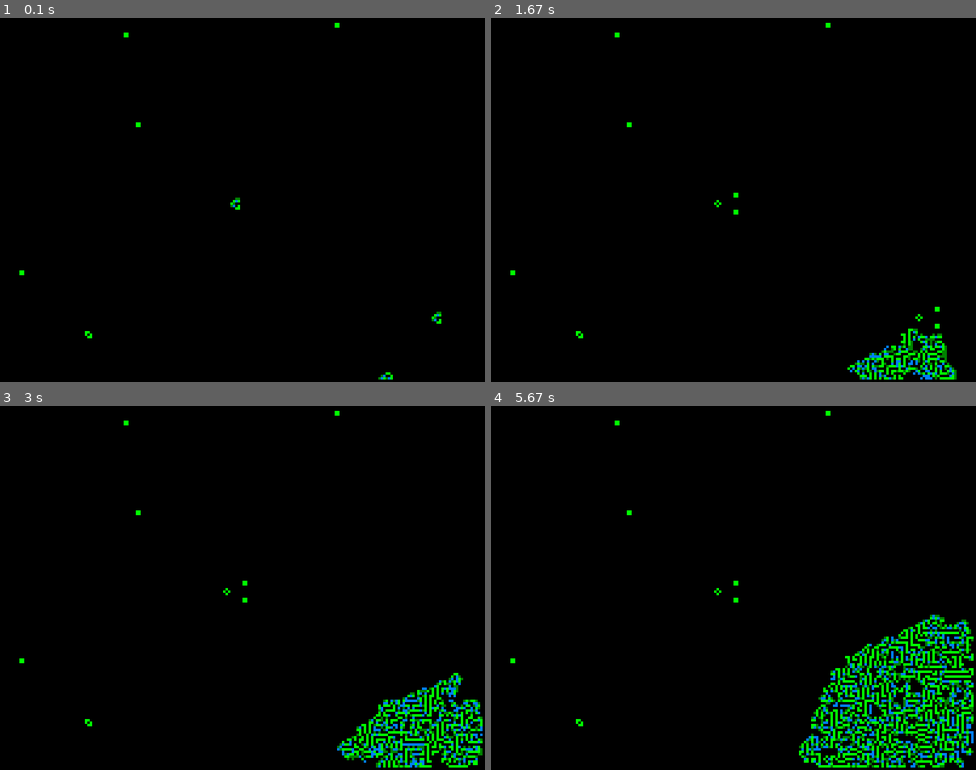
Above: before the commit, frames 1-4 (two rows, left to right).
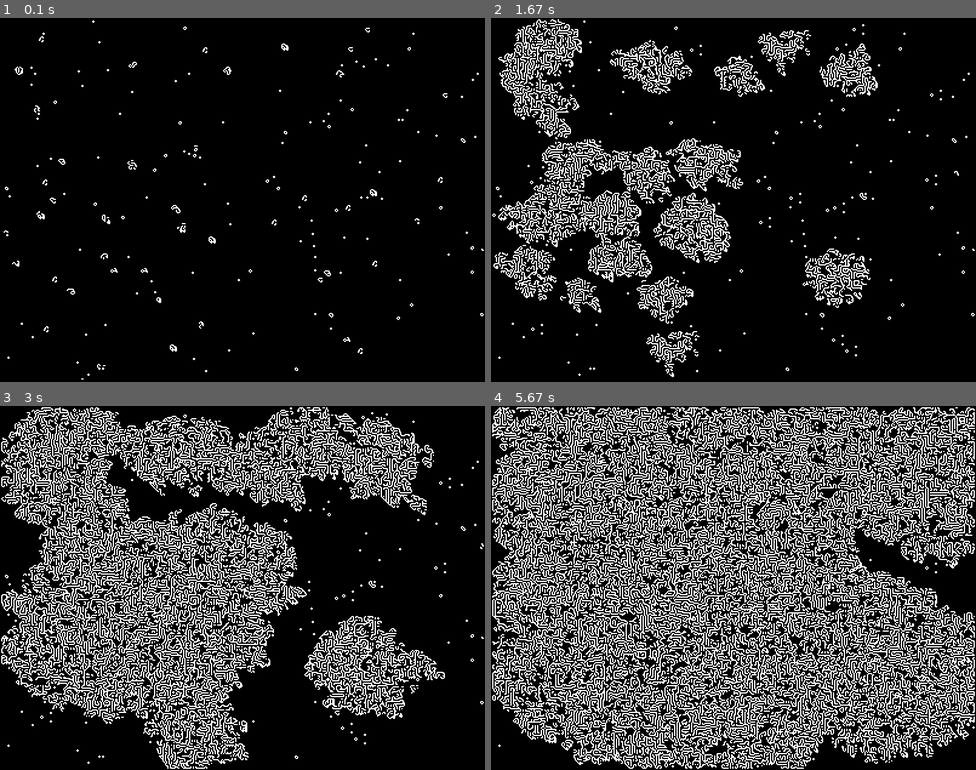
Above: after the commit, the same moments.

Repository: gunny26/pygame
Game: pygame game, started from effects/GameOfLife.py
Two runs of this game, one before a commit and one after it. Both use one fixed random seed, a clock stepped at 60 frames per second and the inputs below.
Inputs:
- Up to frame 1 (0.1 s): no input
- Up to frame 2 (1.67 s): no input
- Up to frame 3 (3 s): no input
- Up to frame 4 (5.67 s): tap Enter every 0.33 s from 3.33 to 5.33 s

The runs differ from the first frame. In frame 1, 1.1% of the frame differs, in the area x 0-100%, y 0-100%; in frame 2, 12%; in frame 3, 26%; in frame 4, 42%.

Commit message:
Game Of Life added

Diff:
--- a/effects/GameOfLife.py
+++ b/effects/GameOfLife.py
@@ -9,7 +9,7 @@
 
 
 class GameOfLife(object):
-    """ simple Cellular Automata - Wolfram Elementary"""
+    """ simple Cellular Automata - Conways Game of Life"""
 
     def __init__(self, dim: tuple, scale=2, density=15):
         """
@@ -19,9 +19,8 @@
         self.dim = dim
         self.scale = scale
         self.density = density
-        self.width, self.height = dim  # (width, height) tuple
-        self.width = self.width // scale
-        self.height = self.height // scale
+        self.width = dim[0] // scale
+        self.height = dim[1] // scale
         self.surface = pygame.Surface(dim)
         self.cells = [[0 for x in range(self.width)] for y in range(self.height)]
         for i in range((self.width * self.height) // density):
@@ -30,39 +29,36 @@
             self.cells[y][x] = 1
 
     def update(self) -> pygame.Surface:
-        """ every fram a new generation """
+        """ every frame a new generation """
         p_array = pygame.PixelArray(self.surface)
         cells = self.cells  # shortcut
         for y in range(1, self.height - 1):
             for x in range(1, self.width - 1):
+                color = (0, 0, 0, 255)
                 old_state = cells[y][x]
                 neighbors = (
-                    cells[y-1][x-1], cells[y-1][x], cells[y-1][x+1],
-                    cells[y][x-1], 0, cells[y][x+1],
-                    cells[y+1][x-1], cells[y+1][x], cells[y+1][x+1]
+                    cells[y-1][x-1],    cells[y-1][x],  cells[y-1][x+1],
+                    cells[y][x-1],      0,              cells[y][x+1],
+                    cells[y+1][x-1],    cells[y+1][x],  cells[y+1][x+1]
                 )
+                s_neighbors = sum(neighbors)
                 if cells[y][x]:  # actual state alive
-                    if sum(neighbors) < 2:  # loneliness
+                    if s_neighbors < 2:  # loneliness
                         cells[y][x] = 0
-                    elif sum(neighbors) > 3:  # overcrouded
+                        color = (0, 0, 0, 255)
+                    elif s_neighbors > 3:  # overcrouded
                         cells[y][x] = 0
+                        color = (0, 0, 0, 255)
+                    else:  # stay alive
+                        color = (255, 255, 255, 255)
                 else:  # actual state death
-                    if sum(neighbors) == 3:  # rebirth
+                    if s_neighbors == 3:  # rebirth
                         cells[y][x] = 1
+                        color = (255, 255, 255, 255)
                 # to surface
-                cell = cells[y][x]
-                if cell:
-                    if cell == old_state:
-                        p_array[x, y] = (0, 255, 0, 255)
-                    else:
-                        p_array[x, y] = (0, 128, 0, 255)
-                else:
-                    if cell == old_state:
-                        p_array[x, y] = (0, 0, 0, 255)
-                    else:
-                        p_array[x, y] = (0, 128, 255, 255)
+                p_array[x, y] = color
         p_array.close()
-        return pygame.transform.scale(self.surface, (self.dim[0] * self.scale, self.dim[1] * self.scale))
+        return pygame.transform.scale2x(self.surface)
 
 
 def test():
@@ -70,7 +66,7 @@
     pygame.display.init()
     surface = pygame.display.set_mode(DIM)
     clock = pygame.time.Clock()
-    effect = GameOfLife(DIM, 4, 30)
+    effect = GameOfLife(DIM, 2, 15)
     while True:
         clock.tick(FPS)
         events = pygame.event.get()
--- a/simple_3d_engine_5.py
+++ b/simple_3d_engine_5.py
@@ -64,7 +64,7 @@
         # define light position
         light = Vec4d(0, 10, 20, 0)
         # load from file, the self defined cube has some error
-        model = Mesh.from_file("obj_models/Porous_Sphere_v1_L1.123c784474c1-099f-44c9-bcbf-16b96e385352/15737_Porous_Sphere_v1_NEW.obj")
+        model = Mesh.from_file("obj_models/12140_Skull_v3_L2.obj")
         print(model)
         counter = 0
         # to translate model in world space
